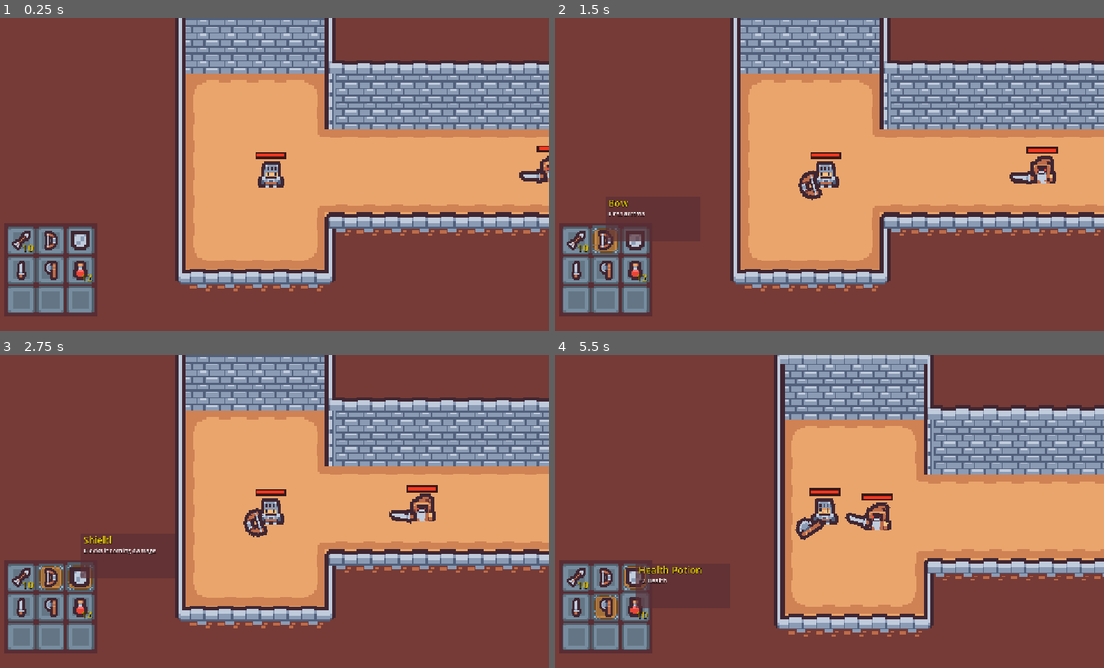
Above: before the commit, frames 1-4 (two rows, left to right).
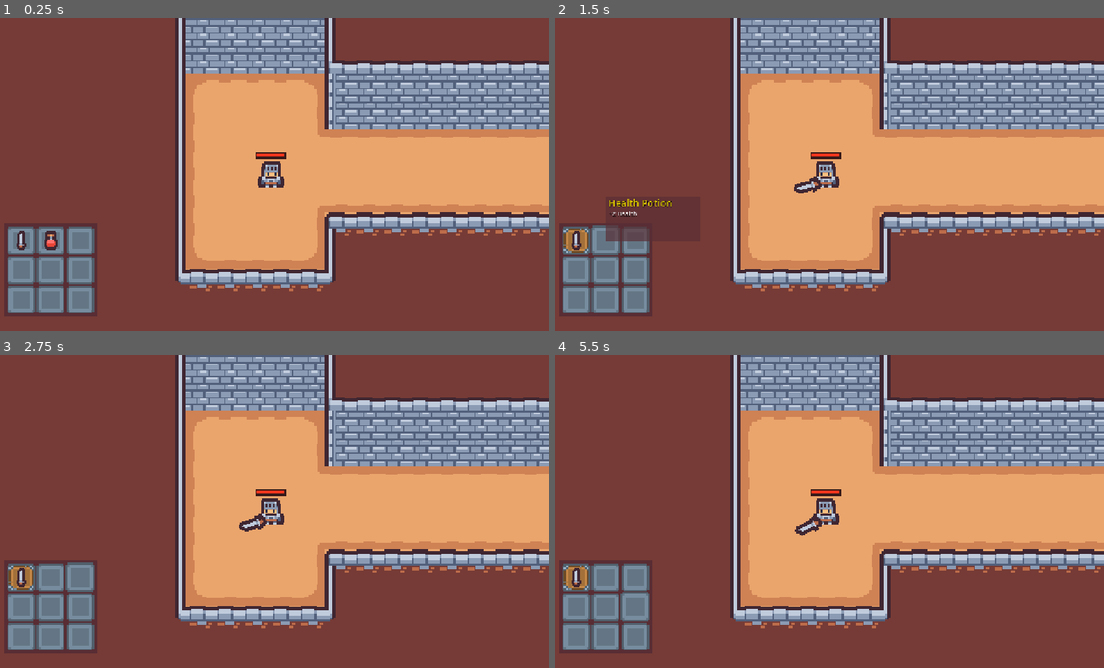
Above: after the commit, the same moments.

Repository: myles-rockland/action-rpg
Game: Godot game, scene res://Scenes/Dungeons/dungeon_0.tscn
Two runs of this game, one before a commit and one after it. Both use one fixed random seed, a clock stepped at 60 frames per second and the inputs below.
Inputs (mouse positions are in pixels of both pictures, inside the frame that each line leads up to):
- Up to frame 1 (0.25 s): no input
- Up to frame 2 (1.5 s): click (576, 240) at 0.5 s; click (604, 240) at 1.25 s
- Up to frame 3 (2.75 s): click (82, 577) at 2 s
- Up to frame 4 (5.5 s): click (576, 608) at 2.75 s; click (604, 608) at 3.5 s; click (637, 608) at 4.25 s; click (637, 608) at 5 s

The runs differ from the first frame. In frame 1, 1.1% of the frame differs, in the area x 2-100%, y 40-85%; in frame 2, 2.3%; in frame 3, 2.6%; in frame 4, 32%, in the area x 1-100%, y 0-90%.

Commit message:
Add audio on UI hover, click; add bow enemy

Diff:
--- a/Items/Consumables/health_potion.tres
+++ b/Items/Consumables/health_potion.tres
@@ -1,10 +1,12 @@
 [gd_resource type="Resource" script_class="ConsumableItemData" format=3 uid="uid://cejbcqoel730q"]
 
+[ext_resource type="AudioStream" uid="uid://djia1qnib81sq" path="res://Audio/Items/Drink_Potion.ogg" id="1_382cy"]
 [ext_resource type="Texture2D" uid="uid://y0fdcqhwbmxw" path="res://Sprites/Items/Item_HealthPotion.tres" id="1_cfe7u"]
 [ext_resource type="Script" uid="uid://cm8pxq8n42tsv" path="res://Scripts/Items/consumable_item_data.gd" id="1_m3qxc"]
 
 [resource]
 script = ExtResource("1_m3qxc")
+consume_sound = ExtResource("1_382cy")
 display_name = "Health Potion"
 description = "+2 Health"
 max_stack_size = 12
--- /dev/null
+++ b/Scenes/Characters/Enemies/bow_enemy.tscn
@@ -0,0 +1,16 @@
+[gd_scene format=3 uid="uid://bv6k5cxvi42fh"]
+
+[ext_resource type="PackedScene" uid="uid://b1vlwee45q5vv" path="res://Scenes/Characters/Enemies/base_enemy.tscn" id="1_28dyq"]
+[ext_resource type="Script" uid="uid://y5osth0bl7j1" path="res://Scripts/Items/item_data.gd" id="2_bunyy"]
+[ext_resource type="Resource" uid="uid://m02q3j0nqiri" path="res://Items/Weapons/bow.tres" id="3_ycort"]
+[ext_resource type="Resource" uid="uid://oy6katox5nv" path="res://Items/Weapons/arrow.tres" id="4_unj14"]
+
+[node name="Bow_Enemy" unique_id=795717158 instance=ExtResource("1_28dyq")]
+stop_distance = 80.0
+drop_pool = Dictionary[ExtResource("2_bunyy"), int]({
+ExtResource("3_ycort"): 10,
+ExtResource("4_unj14"): 2
+})
+
+[node name="EnemyWeapons" parent="." index="2" unique_id=1393475569]
+weapon_to_equip = ExtResource("3_ycort")
--- a/Scenes/Characters/player.tscn
+++ b/Scenes/Characters/player.tscn
@@ -8,11 +8,7 @@
 [ext_resource type="PackedScene" uid="uid://dh7cy76s3unff" path="res://Scenes/UI/health_bar.tscn" id="8_h1n2f"]
 [ext_resource type="Script" uid="uid://d12o5n8h2yf3w" path="res://Scripts/Inventory/inventory.gd" id="9_xo8ps"]
 [ext_resource type="Script" uid="uid://y5osth0bl7j1" path="res://Scripts/Items/item_data.gd" id="10_xccyk"]
-[ext_resource type="Resource" uid="uid://oy6katox5nv" path="res://Items/Weapons/arrow.tres" id="11_h1n2f"]
-[ext_resource type="Resource" uid="uid://m02q3j0nqiri" path="res://Items/Weapons/bow.tres" id="12_dxpk4"]
-[ext_resource type="Resource" uid="uid://b5i24asj5dg70" path="res://Items/Weapons/shield.tres" id="13_15c3i"]
 [ext_resource type="Resource" uid="uid://d0eeqwbbr3t3l" path="res://Items/Weapons/sword.tres" id="14_yt1oc"]
-[ext_resource type="Resource" uid="uid://dcdusiiv7sfv0" path="res://Items/Weapons/axe.tres" id="15_h1n2f"]
 [ext_resource type="Resource" uid="uid://cejbcqoel730q" path="res://Items/Consumables/health_potion.tres" id="16_dxpk4"]
 [ext_resource type="PackedScene" uid="uid://oacaqecgcbv3" path="res://Scenes/UI/inventory_slot.tscn" id="17_15c3i"]
 [ext_resource type="Script" uid="uid://rs6riy8q2eoa" path="res://Scripts/UI/inventory_ui.gd" id="17_yt1oc"]
@@ -64,12 +60,8 @@
 [node name="Inventory" type="Node" parent="." unique_id=1471694993]
 script = ExtResource("9_xo8ps")
 start_items = Dictionary[ExtResource("10_xccyk"), int]({
-ExtResource("11_h1n2f"): 10,
-ExtResource("12_dxpk4"): 1,
-ExtResource("13_15c3i"): 1,
 ExtResource("14_yt1oc"): 1,
-ExtResource("15_h1n2f"): 1,
-ExtResource("16_dxpk4"): 12
+ExtResource("16_dxpk4"): 1
 })
 
 [node name="HUD" type="CanvasLayer" parent="." unique_id=1113786660]
--- a/Scenes/Dungeons/dungeon_0.tscn
+++ b/Scenes/Dungeons/dungeon_0.tscn
@@ -5,6 +5,12 @@
 [ext_resource type="PackedScene" uid="uid://charwn474fq2t" path="res://Scenes/Characters/player_camera.tscn" id="3_ptaje"]
 [ext_resource type="PackedScene" uid="uid://pc0ovv88boy7" path="res://Scenes/Characters/Enemies/sword_enemy.tscn" id="4_5cb5c"]
 [ext_resource type="PackedScene" uid="uid://cxm36ce2ufyib" path="res://Scenes/Characters/Enemies/axe_enemy.tscn" id="5_8ve8c"]
+[ext_resource type="Script" uid="uid://y5osth0bl7j1" path="res://Scripts/Items/item_data.gd" id="5_vuy2l"]
+[ext_resource type="PackedScene" uid="uid://besc6vr7kkbnb" path="res://Scenes/Other Entities/world_item.tscn" id="6_imtpg"]
+[ext_resource type="Resource" uid="uid://b5i24asj5dg70" path="res://Items/Weapons/shield.tres" id="6_r2w43"]
+[ext_resource type="PackedScene" uid="uid://bv6k5cxvi42fh" path="res://Scenes/Characters/Enemies/bow_enemy.tscn" id="7_r2w43"]
+[ext_resource type="Resource" uid="uid://oy6katox5nv" path="res://Items/Weapons/arrow.tres" id="7_ucyum"]
+[ext_resource type="Resource" uid="uid://m02q3j0nqiri" path="res://Items/Weapons/bow.tres" id="10_vuy2l"]
 
 [node name="Root" type="Node2D" unique_id=562270886]
 
@@ -20,16 +26,18 @@
 target = NodePath("../Player")
 
 [node name="Sword_Enemy" parent="." unique_id=795717158 instance=ExtResource("4_5cb5c")]
-position = Vector2(-166, 6)
+position = Vector2(-107, 6)
 collision_layer = 1
 chase_distance = 180.0
+drop_pool = Dictionary[ExtResource("5_vuy2l"), int]({
+ExtResource("6_r2w43"): 1
+})
+
+[node name="Bow_Enemy" parent="." unique_id=1876383893 instance=ExtResource("7_r2w43")]
+position = Vector2(102, -277)
 
 [node name="Sword_Enemy2" parent="." unique_id=938876885 instance=ExtResource("4_5cb5c")]
 position = Vector2(60, -301)
-collision_layer = 1
-
-[node name="Axe_Enemy" parent="." unique_id=2122572899 instance=ExtResource("5_8ve8c")]
-position = Vector2(102, -269)
 collision_layer = 1
 
 [node name="Axe_Enemy2" parent="." unique_id=1073347686 instance=ExtResource("5_8ve8c")]
@@ -40,4 +48,22 @@
 position = Vector2(401, 192)
 collision_layer = 1
 
+[node name="DungeonItems" type="Node" parent="." unique_id=1698413089]
+
+[node name="WorldItem" parent="DungeonItems" unique_id=113835529 instance=ExtResource("6_imtpg")]
+position = Vector2(388, -3)
+start_item = ExtResource("7_ucyum")
+
+[node name="WorldItem2" parent="DungeonItems" unique_id=41559423 instance=ExtResource("6_imtpg")]
+position = Vector2(371, -4)
+start_item = ExtResource("7_ucyum")
+
+[node name="WorldItem3" parent="DungeonItems" unique_id=1180012172 instance=ExtResource("6_imtpg")]
+position = Vector2(389, 14)
+start_item = ExtResource("7_ucyum")
+
+[node name="WorldItem4" parent="DungeonItems" unique_id=473610944 instance=ExtResource("6_imtpg")]
+position = Vector2(106, -318)
+start_item = ExtResource("10_vuy2l")
+
 [editable path="Player"]
--- a/Scenes/Weapons/weapon_bow.tscn
+++ b/Scenes/Weapons/weapon_bow.tscn
@@ -12,6 +12,7 @@
 projectile_item = ExtResource("3_iw6ev")
 range = 100.0
 attack_sound = ExtResource("3_4hrs2")
+use_rate = 1.0
 
 [node name="Sprite2D" type="Sprite2D" parent="." unique_id=1325936700]
 position = Vector2(10, 0)
--- a/Scripts/Items/consumable_item_data.gd
+++ b/Scripts/Items/consumable_item_data.gd
@@ -2,7 +2,10 @@
 extends ItemData
 
 @export var health_gain : int = 1
+@export var consume_sound : AudioStream
 
 func _select_in_inventory(player : Player, item_slot : Inventory.ItemSlot):
 	player.heal(health_gain)
 	player.inventory.remove_item_from_slot(item_slot)
+
+	AudioManager.play(consume_sound)
--- a/Scripts/Items/world_item.gd
+++ b/Scripts/Items/world_item.gd
@@ -1,12 +1,19 @@
 class_name WorldItem
 extends Area2D
 
+@export var start_item : ItemData
 var item : ItemData
 
 @onready var sprite : Sprite2D = $Sprite2D
 
 var bob_speed : float = 10
 var bob_amount : float = 2
+
+var pickup_sound : AudioStream = preload("res://Audio/Items/Pickup_Item.ogg")
+
+func _ready():
+	if start_item:
+		set_item(start_item)
 
 func _process(delta: float) -> void:
 	var time = Time.get_unix_time_from_system()
@@ -26,4 +33,5 @@
 	if not picked_up:
 		return
 
+	AudioManager.play(pickup_sound)
 	queue_free()
--- a/Scripts/UI/game_button.gd
+++ b/Scripts/UI/game_button.gd
@@ -1,5 +1,8 @@
 class_name GameButton
 extends BaseButton # BaseButton can detect clicks.
+
+var hover_sound : AudioStream = preload("res://Audio/UI/Button_Hover.ogg")
+var click_sound : AudioStream = preload("res://Audio/UI/Button_Click.ogg")
 
 func _ready():
 	mouse_entered.connect(_on_mouse_entered)
@@ -12,9 +15,11 @@
 	scale.x = 1.05
 	scale.y = 1.05
 
+	AudioManager.play(hover_sound)
+
 func _on_mouse_exited():
 	scale.x = 1
 	scale.y = 1
 
 func _on_pressed():
-	pass
+	AudioManager.play(click_sound)
Not shown, removed: Scenes/Weapons/Audio/Items/Drink_Potion.ogg.import
Not shown, removed: Scenes/Weapons/Audio/Items/Pickup_Item.ogg.import
Not shown, removed: Scenes/Weapons/Audio/UI/Button_Click.ogg.import
Not shown, removed: Scenes/Weapons/Audio/UI/Button_Hover.ogg.import
Not shown, removed: Scenes/Weapons/Audio/Items/Drink_Potion.ogg
Not shown, removed: Scenes/Weapons/Audio/Items/Pickup_Item.ogg
Not shown, removed: Scenes/Weapons/Audio/UI/Button_Click.ogg
Not shown, removed: Scenes/Weapons/Audio/UI/Button_Hover.ogg
